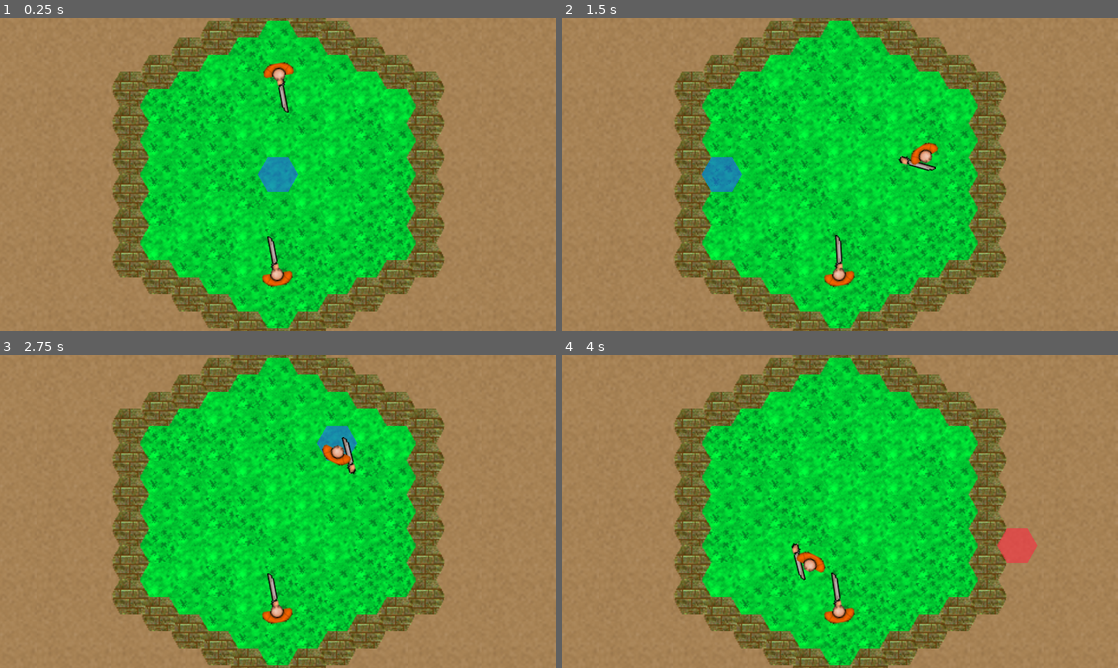
Above: before the commit, frames 1-4 (two rows, left to right).
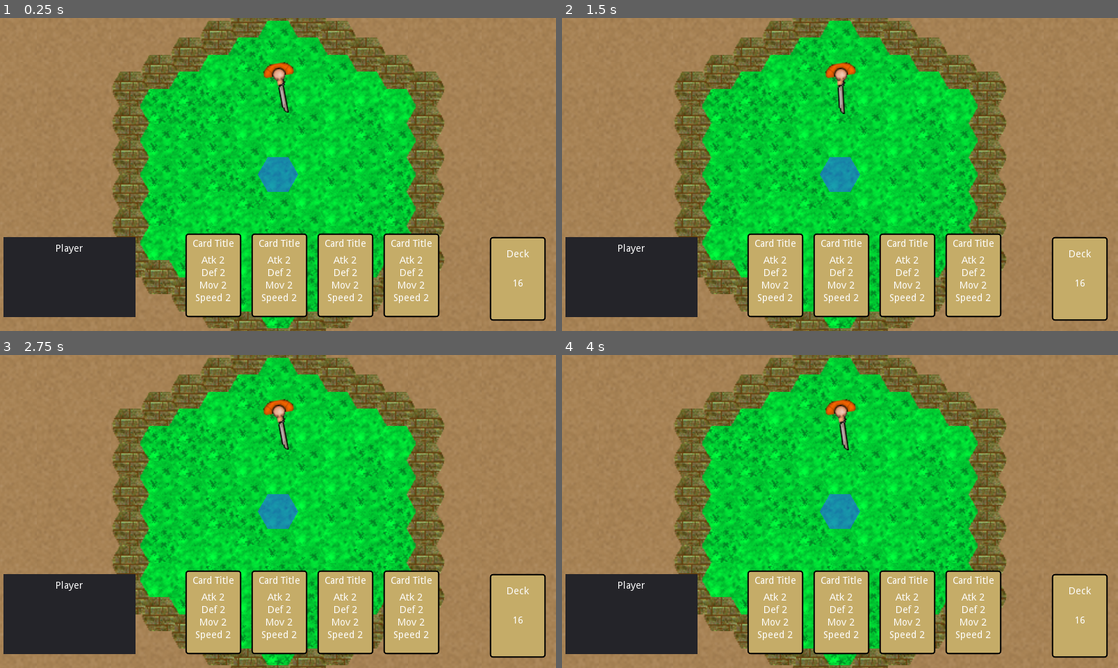
Above: after the commit, the same moments.

Repository: AndreMicheletti/samurai-hex-game
Game: Godot game, scene res://scenes/Game.tscn
Same seed, same stepped clock (60 frames per second), same inputs: the game is played once before the commit and once after it.
Inputs (mouse positions are in pixels of both pictures, inside the frame that each line leads up to):
- Up to frame 1 (0.25 s): no input
- Up to frame 2 (1.5 s): move the mouse to (962, 158) at 0.52 s; click (962, 158) at 0.67 s; move the mouse to (728, 190) at 1.27 s; click (728, 190) at 1.42 s
- Up to frame 3 (2.75 s): move the mouse to (333, 442) at 2.02 s; click (333, 442) at 2.17 s
- Up to frame 4 (4 s): move the mouse to (812, 574) at 2.77 s; click (812, 574) at 2.92 s; move the mouse to (1006, 558) at 3.52 s; click (1006, 558) at 3.67 s

The runs differ from the first frame. In frame 1, 20% of the frame differs, in the area x 0-99%, y 68-97%; in frame 2, 22%, in the area x 0-99%, y 14-97%; in frame 3, 22%; in frame 4, 22%.

Commit message:
starting GUI

Diff:
--- a/scenes/Game.tscn
+++ b/scenes/Game.tscn
@@ -1,8 +1,9 @@
-[gd_scene load_steps=2 format=2]
+[gd_scene load_steps=3 format=2]
 
 [ext_resource path="res://scripts/Game.gd" type="Script" id=1]
+[ext_resource path="res://scenes/gui/GameUI.tscn" type="PackedScene" id=2]
 
 [node name="Game" type="Node2D"]
 script = ExtResource( 1 )
 
-[node name="UI" type="CanvasLayer" parent="."]
+[node name="UI" parent="." instance=ExtResource( 2 )]
--- /dev/null
+++ b/scenes/gui/Card.tscn
@@ -0,0 +1,108 @@
+[gd_scene load_steps=3 format=2]
+
+[ext_resource path="res://scripts/Card.gd" type="Script" id=1]
+
+[sub_resource type="StyleBoxFlat" id=1]
+bg_color = Color( 0.776471, 0.678431, 0.411765, 1 )
+border_width_left = 2
+border_width_top = 2
+border_width_right = 2
+border_width_bottom = 2
+border_color = Color( 0, 0, 0, 1 )
+corner_radius_top_left = 4
+corner_radius_top_right = 4
+corner_radius_bottom_right = 4
+corner_radius_bottom_left = 4
+
+[node name="Card" type="Panel"]
+margin_right = 80.0
+margin_bottom = 120.0
+rect_min_size = Vector2( 80, 120 )
+mouse_default_cursor_shape = 2
+size_flags_horizontal = 0
+size_flags_vertical = 0
+custom_styles/panel = SubResource( 1 )
+script = ExtResource( 1 )
+__meta__ = {
+"_edit_use_anchors_": false
+}
+
+[node name="Margin" type="MarginContainer" parent="."]
+anchor_right = 1.0
+anchor_bottom = 1.0
+mouse_filter = 1
+size_flags_horizontal = 3
+size_flags_vertical = 3
+custom_constants/margin_right = 8
+custom_constants/margin_top = 8
+custom_constants/margin_left = 8
+custom_constants/margin_bottom = 8
+__meta__ = {
+"_edit_use_anchors_": false
+}
+
+[node name="VBox" type="VBoxContainer" parent="Margin"]
+margin_left = 8.0
+margin_top = 8.0
+margin_right = 72.0
+margin_bottom = 112.0
+size_flags_horizontal = 3
+size_flags_vertical = 3
+__meta__ = {
+"_edit_use_anchors_": false
+}
+
+[node name="Title" type="MarginContainer" parent="Margin/VBox"]
+margin_right = 64.0
+margin_bottom = 20.0
+mouse_filter = 1
+custom_constants/margin_bottom = 6
+
+[node name="Label" type="Label" parent="Margin/VBox/Title"]
+margin_right = 64.0
+margin_bottom = 14.0
+size_flags_horizontal = 3
+text = "Card Title"
+align = 1
+valign = 1
+
+[node name="Atk" type="Label" parent="Margin/VBox"]
+margin_top = 24.0
+margin_right = 64.0
+margin_bottom = 38.0
+mouse_filter = 1
+size_flags_horizontal = 3
+text = "Atk 2"
+align = 1
+valign = 1
+
+[node name="Def" type="Label" parent="Margin/VBox"]
+margin_top = 42.0
+margin_right = 64.0
+margin_bottom = 56.0
+mouse_filter = 1
+size_flags_horizontal = 3
+text = "Def 2"
+align = 1
+valign = 1
+
+[node name="Mov" type="Label" parent="Margin/VBox"]
+margin_top = 60.0
+margin_right = 64.0
+margin_bottom = 74.0
+mouse_filter = 1
+size_flags_horizontal = 3
+text = "Mov 2"
+align = 1
+valign = 1
+
+[node name="Speed" type="Label" parent="Margin/VBox"]
+margin_top = 78.0
+margin_right = 64.0
+margin_bottom = 92.0
+mouse_filter = 1
+size_flags_horizontal = 3
+text = "Speed 2"
+align = 1
+valign = 1
+[connection signal="gui_input" from="." to="." method="_on_Card_gui_input"]
--- /dev/null
+++ b/scenes/gui/Damage.tscn
@@ -0,0 +1,13 @@
+[gd_scene load_steps=2 format=2]
+
+[ext_resource path="res://graphics/gui/hearts.svg" type="Texture" id=1]
+
+[node name="Damage" type="TextureRect"]
+margin_left = 73.0
+margin_right = 97.0
+margin_bottom = 22.0
+rect_min_size = Vector2( 24, 22 )
+size_flags_horizontal = 0
+size_flags_vertical = 0
+texture = ExtResource( 1 )
+expand = true
--- /dev/null
+++ b/scenes/gui/Deck.tscn
@@ -0,0 +1,88 @@
+[gd_scene load_steps=3 format=2]
+
+[ext_resource path="res://scripts/Card.gd" type="Script" id=1]
+
+[sub_resource type="StyleBoxFlat" id=1]
+bg_color = Color( 0.776471, 0.678431, 0.411765, 1 )
+border_width_left = 2
+border_width_top = 2
+border_width_right = 2
+border_width_bottom = 2
+border_color = Color( 0, 0, 0, 1 )
+corner_radius_top_left = 4
+corner_radius_top_right = 4
+corner_radius_bottom_right = 4
+corner_radius_bottom_left = 4
+
+[node name="Deck" type="Panel"]
+margin_right = 80.0
+margin_bottom = 120.0
+rect_min_size = Vector2( 80, 120 )
+mouse_default_cursor_shape = 2
+size_flags_horizontal = 0
+size_flags_vertical = 0
+custom_styles/panel = SubResource( 1 )
+script = ExtResource( 1 )
+__meta__ = {
+"_edit_use_anchors_": false
+}
+
+[node name="Margin" type="MarginContainer" parent="."]
+anchor_right = 1.0
+anchor_bottom = 1.0
+mouse_filter = 1
+size_flags_horizontal = 3
+size_flags_vertical = 3
+custom_constants/margin_right = 8
+custom_constants/margin_top = 8
+custom_constants/margin_left = 8
+custom_constants/margin_bottom = 8
+__meta__ = {
+"_edit_use_anchors_": false
+}
+
+[node name="VBox" type="VBoxContainer" parent="Margin"]
+margin_left = 8.0
+margin_top = 8.0
+margin_right = 72.0
+margin_bottom = 124.0
+size_flags_horizontal = 3
+size_flags_vertical = 3
+__meta__ = {
+"_edit_use_anchors_": false
+}
+
+[node name="Title" type="MarginContainer" parent="Margin/VBox"]
+margin_right = 64.0
+margin_bottom = 30.0
+mouse_filter = 1
+custom_constants/margin_top = 10
+custom_constants/margin_bottom = 6
+
+[node name="Label" type="Label" parent="Margin/VBox/Title"]
+margin_top = 10.0
+margin_right = 64.0
+margin_bottom = 24.0
+size_flags_horizontal = 3
+text = "Deck"
+align = 1
+valign = 1
+
+[node name="Cards" type="MarginContainer" parent="Margin/VBox"]
+margin_top = 34.0
+margin_right = 64.0
+margin_bottom = 116.0
+mouse_filter = 1
+size_flags_horizontal = 3
+size_flags_vertical = 3
+custom_constants/margin_bottom = 20
+
+[node name="Label" type="Label" parent="Margin/VBox/Cards"]
+margin_top = 24.0
+margin_right = 64.0
+margin_bottom = 38.0
+size_flags_horizontal = 3
+text = "16"
+align = 1
+valign = 1
+[connection signal="gui_input" from="." to="." method="_on_Card_gui_input"]
--- /dev/null
+++ b/scenes/gui/GameUI.tscn
@@ -0,0 +1,130 @@
+[gd_scene load_steps=4 format=2]
+
+[ext_resource path="res://scenes/gui/Card.tscn" type="PackedScene" id=1]
+[ext_resource path="res://scripts/GameUI.gd" type="Script" id=2]
+[ext_resource path="res://scenes/gui/Deck.tscn" type="PackedScene" id=3]
+
+[node name="GameUI" type="CanvasLayer"]
+script = ExtResource( 2 )
+
+[node name="Screen" type="Control" parent="."]
+anchor_right = 1.0
+anchor_bottom = 1.0
+__meta__ = {
+"_edit_use_anchors_": false
+}
+
+[node name="Player1" type="HBoxContainer" parent="Screen"]
+anchor_top = 1.0
+anchor_right = 1.0
+anchor_bottom = 1.0
+margin_top = -140.0
+__meta__ = {
+"_edit_use_anchors_": false
+}
+
+[node name="Box" type="MarginContainer" parent="Screen/Player1"]
+margin_right = 200.0
+margin_bottom = 140.0
+rect_min_size = Vector2( 200, 140 )
+size_flags_vertical = 3
+custom_constants/margin_right = 5
+custom_constants/margin_top = 5
+custom_constants/margin_left = 5
+custom_constants/margin_bottom = 20
+
+[node name="Panel" type="Panel" parent="Screen/Player1/Box"]
+margin_left = 5.0
+margin_top = 5.0
+margin_right = 195.0
+margin_bottom = 120.0
+size_flags_horizontal = 3
+size_flags_vertical = 3
+
+[node name="Content" type="VBoxContainer" parent="Screen/Player1/Box/Panel"]
+anchor_right = 1.0
+anchor_bottom = 1.0
+size_flags_horizontal = 3
+size_flags_vertical = 3
+__meta__ = {
+"_edit_use_anchors_": false
+}
+
+[node name="Title" type="MarginContainer" parent="Screen/Player1/Box/Panel/Content"]
+margin_right = 190.0
+margin_bottom = 34.0
+size_flags_horizontal = 3
+custom_constants/margin_right = 5
+custom_constants/margin_top = 10
+custom_constants/margin_left = 5
+custom_constants/margin_bottom = 10
+
+[node name="Label" type="Label" parent="Screen/Player1/Box/Panel/Content/Title"]
+margin_left = 5.0
+margin_top = 10.0
+margin_right = 185.0
+margin_bottom = 24.0
+size_flags_horizontal = 3
+text = "Player"
+align = 1
+valign = 1
+
+[node name="Health" type="MarginContainer" parent="Screen/Player1/Box/Panel/Content"]
+margin_top = 38.0
+margin_right = 190.0
+margin_bottom = 38.0
+size_flags_horizontal = 3
+custom_constants/margin_right = 10
+custom_constants/margin_left = 10
+
+[node name="Counter" type="HBoxContainer" parent="Screen/Player1/Box/Panel/Content/Health"]
+margin_left = 10.0
+margin_right = 180.0
+size_flags_horizontal = 3
+size_flags_vertical = 3
+alignment = 1
+__meta__ = {
+"_edit_use_anchors_": false
+}
+
+[node name="Cards" type="HBoxContainer" parent="Screen/Player1"]
+margin_left = 204.0
+margin_right = 696.0
+margin_bottom = 140.0
+size_flags_horizontal = 3
+size_flags_vertical = 3
+custom_constants/separation = 15
+alignment = 1
+
+[node name="Card" parent="Screen/Player1/Cards" instance=ExtResource( 1 )]
+margin_left = 63.0
+margin_right = 143.0
+
+[node name="Card2" parent="Screen/Player1/Cards" instance=ExtResource( 1 )]
+margin_left = 158.0
+margin_right = 238.0
+
+[node name="Card3" parent="Screen/Player1/Cards" instance=ExtResource( 1 )]
+margin_left = 253.0
+margin_right = 333.0
+
+[node name="Card4" parent="Screen/Player1/Cards" instance=ExtResource( 1 )]
+margin_left = 348.0
+margin_right = 428.0
+
+[node name="Deck" type="MarginContainer" parent="Screen/Player1"]
+margin_left = 700.0
+margin_right = 800.0
+margin_bottom = 140.0
+rect_min_size = Vector2( 100, 140 )
+size_flags_vertical = 3
+custom_constants/margin_right = 5
+custom_constants/margin_top = 5
+custom_constants/margin_left = 5
+custom_constants/margin_bottom = 5
+
+[node name="Deck" parent="Screen/Player1/Deck" instance=ExtResource( 3 )]
+margin_left = 5.0
+margin_top = 5.0
+margin_right = 85.0
+margin_bottom = 125.0
--- /dev/null
+++ b/scripts/Card.gd
@@ -0,0 +1,22 @@
+extends Panel
+
+var card_resource
+
+signal card_pressed
+
+func _ready():
+	pass
+
+func set_resource(card : CardResource):
+	card_resource = card
+	$Margin/VBox/Title/Label.text = str(card.title)
+	$Margin/VBox/Atk.text = str(card.atk)
+	$Margin/VBox/Def.text = str(card.def)
+	$Margin/VBox/Mov.text = str(card.mov)
+	$Margin/VBox/Speed.text = str(card.speed)
+
+
+func _on_Card_gui_input(event):
+	if event is InputEventScreenTouch:
+		if event.pressed == false:
+			emit_signal("card_pressed", self)
--- /dev/null
+++ b/scripts/GameUI.gd
@@ -0,0 +1,7 @@
+extends CanvasLayer
+
+
+
+# Called when the node enters the scene tree for the first time.
+func _ready():
+	pass # Replace with function body.
